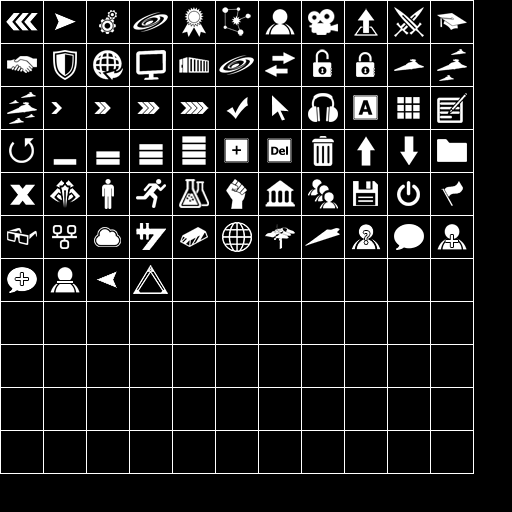
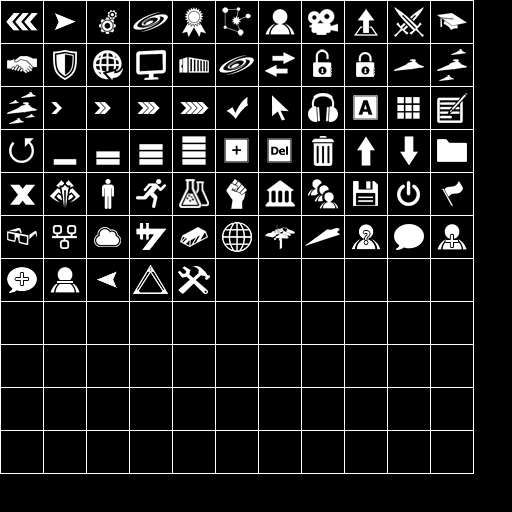
Layered file, before and after one edit (512 × 512). Changes by layer:
added layer "Layer 1" above "Grid" over [178, 266, 210, 294]
